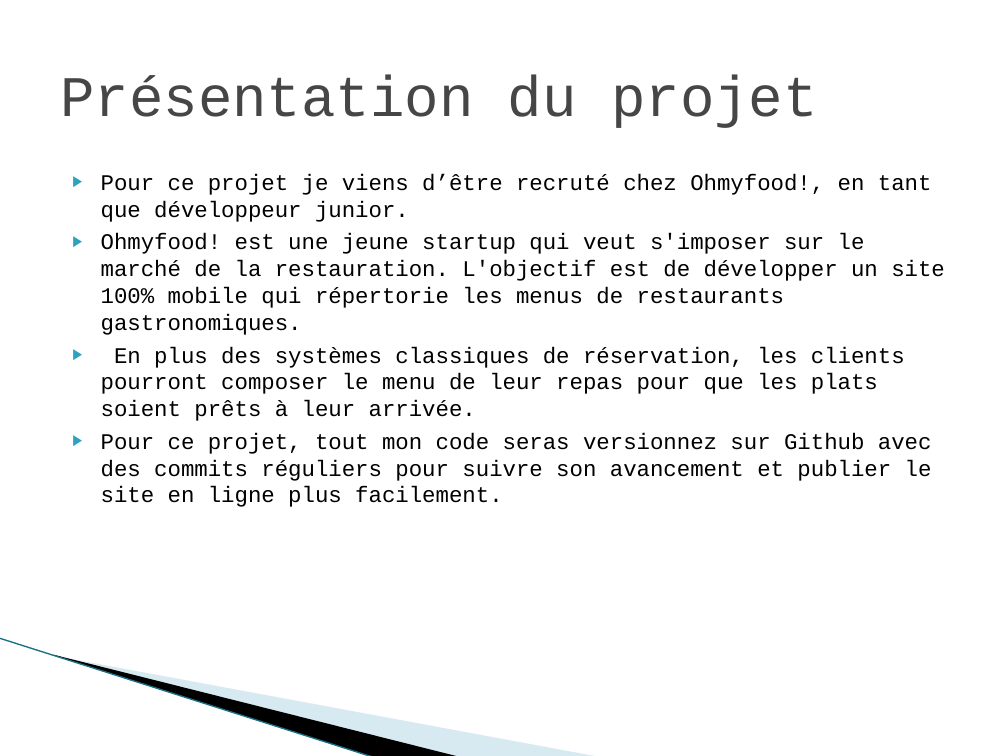
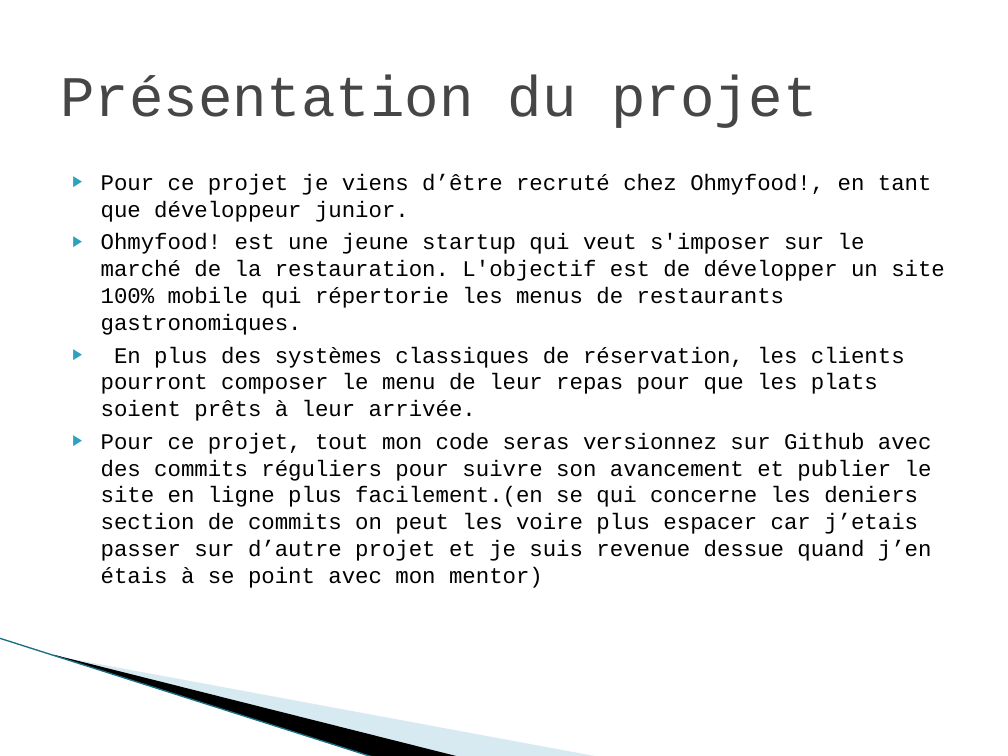
Before and after one commit to gwenaelgressier/GwenaelGressier_03_22022022, a slide deck: slide 2 of présentation du p3.pptx. Drawn at 1008x756 pixels with LibreOffice and Linux fonts; fonts in the diff are those of the drawing; background and template pictures are left out. Boxes give left, top, right and bottom in pixels: in the first picture for what was removed or moved away, otherwise in the second. Text is boxed around its words. In the diff, an @@ line names an element or a change of style, - is before the commit and + after.

Commit message:
modification apporter suite à section de soutenance ajout espace et translateY

```diff
--- a/présentation du p3.pptx
+++ b/présentation du p3.pptx
@@ text at (101,433,932,588): text changed @@
-▶ Pour ce projet, tout mon code seras versionnez sur Github avec des commits réguliers pour suivre son avancement et publier le site en ligne plus facilement.
+▶ Pour ce projet, tout mon code seras versionnez sur Github avec des commits réguliers pour suivre son avancement et publier le site en ligne plus facilement.(en se qui concerne les deniers section de commits on peut les voire plus espacer car j’etais passer sur d’autre projet et je suis revenue dessue quand j’en étais à se point avec mon mentor)
```
Also in this commit, not shown: 1 other slide changed, 3 other files.
